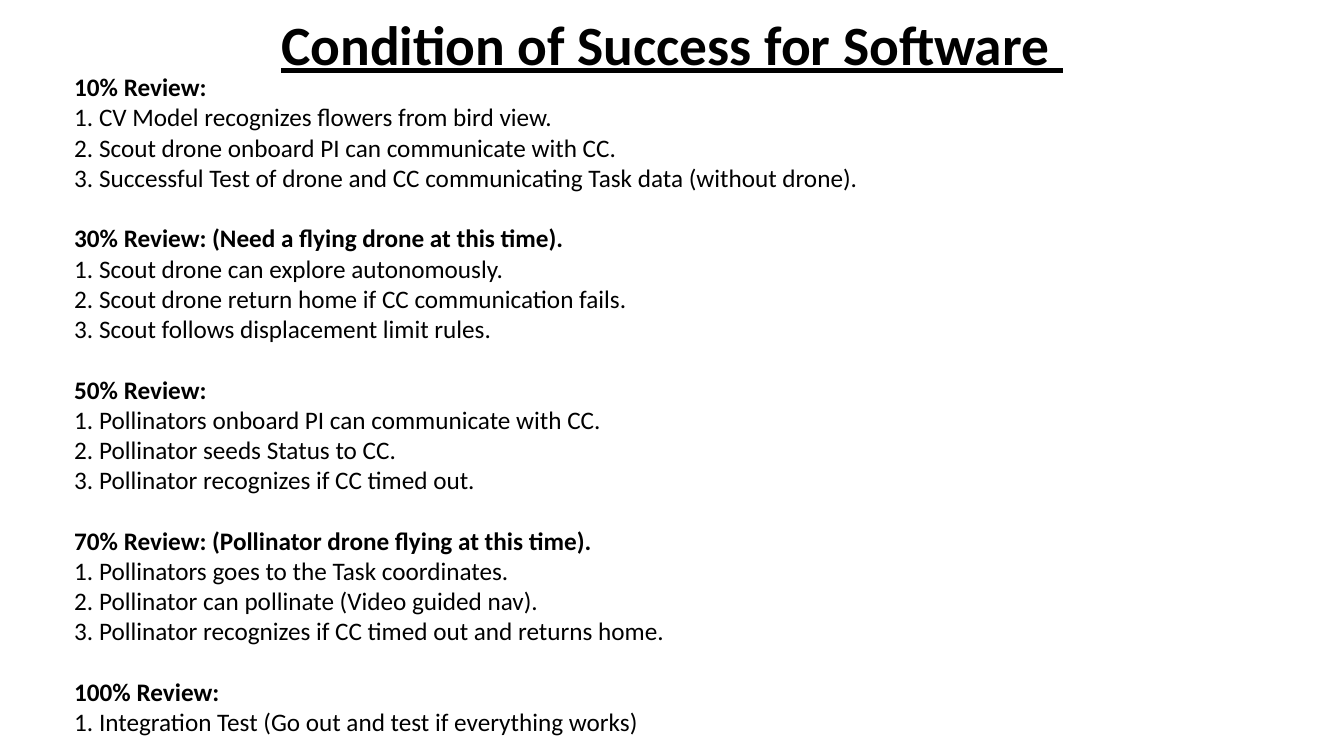
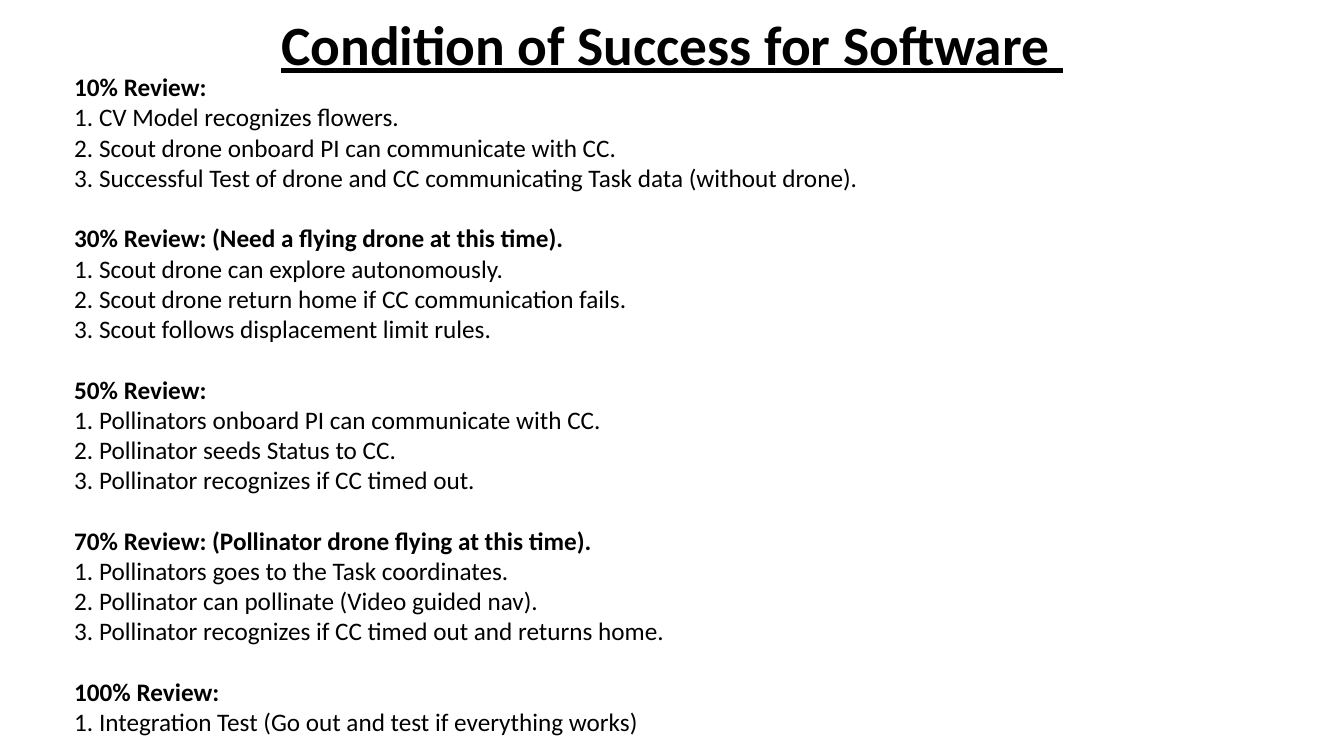
Before and after one commit to LuisRobaina/PolliNet, a slide deck: slide 10 of PolliNet.pptx (slide 11 before the commit). Drawn at 1344x756 pixels with LibreOffice and Linux fonts; fonts in the diff are those of the drawing. Boxes give left, top, right and bottom in pixels: in the first picture for what was removed or moved away, otherwise in the second. Text is boxed around its words. In the diff, an @@ line names an element or a change of style, - is before the commit and + after.

```diff
--- a/PolliNet.pptx
+++ b/PolliNet.pptx
@@ text at bbox=[74, 108, 398, 131]: text changed @@
-1. CV Model recognizes flowers from bird view.
+1. CV Model recognizes flowers.
```
Also in this commit, not shown: 2 other slides changed, 1 slide added, 2 slides removed.
